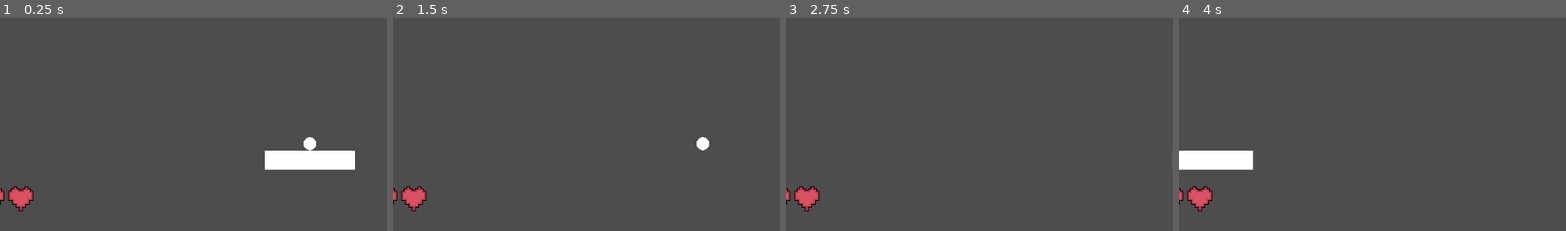
Above: before the commit, frames 1-4 (left to right).
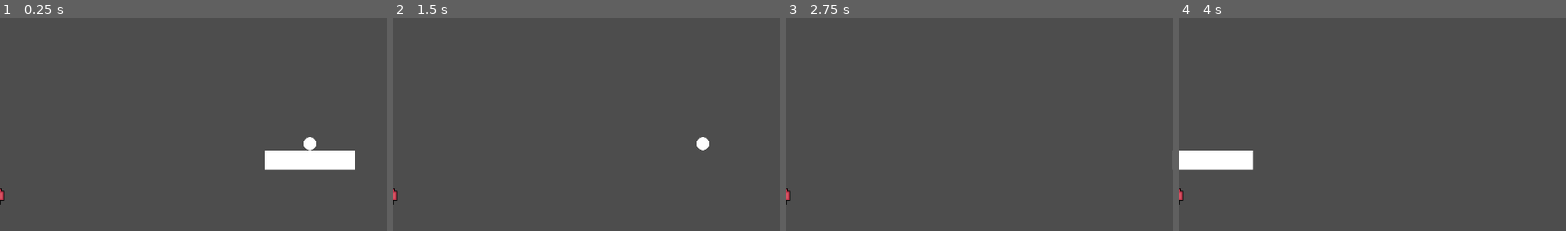
Above: after the commit, the same moments.

Repository: koviant/20GamesChallengeGodot
Game: Godot game, scene res://scenes/main.tscn
The game is run twice, just before and just after one commit, with the same random seed, the same clock (stepped at 60 frames per second) and the same inputs.
Inputs (mouse positions are % of the whole screen's width and height, from its top left):
- Up to frame 1 (0.25 s): no input
- Up to frame 2 (1.5 s): tap Enter at 0.5 s; move the mouse to (45, 69) at 0.52 s; hold Right (ui_right) from 0.53 s (still down); click (45, 69) at 0.67 s; move the mouse to (80, 64) at 1.27 s
- Up to frame 3 (2.75 s): tap Space at 2 s; move the mouse to (20, 34) at 2.02 s; release Right (ui_right) at 2.03 s; hold Left (ui_left) from 2.03 s (still down)
- Up to frame 4 (4 s): keep holding Left (ui_left); move the mouse to (55, 49) at 2.77 s; click (55, 49) at 2.92 s; move the mouse to (35, 24) at 3.52 s
The pictures show only the part of the screen within x 10-60%, y 50-100%; the shares and areas given below are measured in that part.

The runs differ from the first frame. In frame 1, 0.5% of the frame differs, in the area x 2-9%, y 79-91%; in frame 2, 0.5%; in frame 3, 0.5%; in frame 4, 0.5%.

Commit message:
Fixed paddle teleporting to previous position after death
Actual change is changing from setting "paddle.position" to setting "global_transform.origin" as Paddle's start position. All other changes are to ease the unit testing of this bug

Diff:
--- a/breakout/scenes/main.tscn
+++ b/breakout/scenes/main.tscn
@@ -3,6 +3,7 @@
 [ext_resource type="Script" uid="uid://bqiw48xdddd0g" path="res://scripts/main.gd" id="1_o5qli"]
 [ext_resource type="Script" uid="uid://18trg7xiqrjs" path="res://scripts/paddle.gd" id="2_0wfyh"]
 [ext_resource type="PackedScene" uid="uid://cxvgn5jfhfjca" path="res://scenes/ball.tscn" id="3_sugp2"]
+[ext_resource type="Script" uid="uid://bc0ph3xk0yuq0" path="res://scenes/paddle_controller.gd" id="3_tefeu"]
 [ext_resource type="PackedScene" uid="uid://dmxmut6xbsu83" path="res://scenes/bricks.tscn" id="4_jyhfs"]
 [ext_resource type="Script" uid="uid://b4shcp8gttrhv" path="res://scenes/death_wall.gd" id="5_tbgi4"]
 
@@ -24,6 +25,7 @@
 script = ExtResource("1_o5qli")
 debug_ball_puddle_collision = false
 enable_normal_ball = true
+max_life_count = 2
 
 [node name="WallLeft" type="StaticBody2D" parent="." unique_id=1707080366]
 collision_mask = 0
@@ -64,6 +66,9 @@
 position = Vector2(112, 1)
 shape = SubResource("RectangleShape2D_h2yge")
 
+[node name="PaddleController" type="Node" parent="Paddle" unique_id=81448055]
+script = ExtResource("3_tefeu")
+
 [node name="Ball" parent="." unique_id=1584973393 instance=ExtResource("3_sugp2")]
 unique_name_in_owner = true
 position = Vector2(936, 672)
--- /dev/null
+++ b/breakout/scenes/paddle_controller.gd
@@ -0,0 +1,12 @@
+extends Node
+
+const paddle_velocity := 800
+
+@onready var paddle: Paddle = get_parent()
+
+func _physics_process(_delta: float) -> void:
+	if not is_instance_valid(paddle):
+		return
+
+	var direction = Input.get_axis("ui_left", "ui_right")
+	paddle.horizontal_velocity = direction * paddle_velocity
--- a/breakout/scripts/life.gd
+++ b/breakout/scripts/life.gd
@@ -12,6 +12,7 @@
 
 var hud_layer: CanvasLayer
 var heart_start_position: Vector2
+var skip_animation := false
 
 var _full_hearts: Array[Sprite2D] = []
 var _empty_hearts: Array[Sprite2D] = []
@@ -62,6 +63,10 @@
 
 	_life_count -= 1
 
+	if skip_animation:
+		_full_hearts[_life_count].scale = Vector2.ZERO
+		return
+
 	var heart_lost_tween = _create_heart_lost_animation_tween()
 
 	if _life_count == 1:
--- a/breakout/scripts/main.gd
+++ b/breakout/scripts/main.gd
@@ -1,8 +1,10 @@
-extends Node
+class_name BreakoutMain extends Node
 
 @export var debug_ball_puddle_collision := true
 @export var enable_normal_ball := false
 @export var start_ball_vertically := false
+@export var start_timeout_override_seconds := -1.0
+@export var skip_death_animation := false
 @export_range (1, 10) var max_life_count := 3
 
 var ball_scene: PackedScene = preload("res://scenes/ball.tscn")
@@ -15,7 +17,6 @@
 @onready var paddle: Paddle = %Paddle
 @onready var start_timer: Timer = %StartTimer
 @onready var bricks_grid: BrickGrid = %BricksGrid
-@onready var heart_start_position: Marker2D = %HeartStartPosition
 @onready var hud: CanvasLayer = %HUD
 
 func _ready() -> void:
@@ -46,7 +47,7 @@
 	set_physics_process(false)
 	bricks_grid.reset()
 	paddle_and_ball_reset()
-	start_timer.start()
+	start_timer.start(start_timeout_override_seconds)
 
 func paddle_and_ball_reset() -> void:
 	if start_ball_vertically:
@@ -54,7 +55,7 @@
 	else:
 		main_ball.reset(ball_start_position)
 
-	paddle.position = paddle_start_position
+	paddle.global_transform.origin = paddle_start_position
 
 func next_level() -> void:
 	if Levels.has_next():
@@ -88,13 +89,16 @@
 		var bounce_angle_deg = -135 + 90 * intersection_fraction
 		ball.current_velocity = ball.current_velocity.rotated(deg_to_rad(bounce_angle_deg) - ball.current_velocity.angle())
 	elif collider is DeathWall:
-		await decrease_life_with_animation()
-		if not Lives.alive:
-			game_reset()
-		else:
-			paddle_and_ball_reset()
+		await handle_death()
 	else:
 		ball.current_velocity = ball.current_velocity.bounce(collision.get_normal())
+
+func handle_death():
+	await decrease_life_with_animation()
+	if not Lives.alive:
+		game_reset()
+	else:
+		paddle_and_ball_reset()
 
 func decrease_life_with_animation():
 	set_physics_process(false)
@@ -102,6 +106,8 @@
 	set_physics_process(true)
 
 func _check_debug() -> void:
+	Lives.skip_animation = skip_death_animation
+
 	if debug_ball_puddle_collision:
 		var y := paddle.position.y - 100
 		var initial_velocity = Vector2(0, -80)
--- a/breakout/scripts/paddle.gd
+++ b/breakout/scripts/paddle.gd
@@ -3,15 +3,9 @@
 var size: Vector2:
 	get: return ($CollisionShape2D.shape as RectangleShape2D).size
 
-const paddle_velocity := 800
+@onready var horizontal_velocity: int = 0:
+	set(value):
+		if linear_velocity.x == value:
+			return
 
-func _physics_process(delta: float) -> void:
-	linear_velocity.x = _get_velocity_x()
-
-func _get_velocity_x() -> float:
-	if Input.is_action_pressed("ui_left"):
-		return -paddle_velocity
-	elif Input.is_action_pressed("ui_right"):
-		return paddle_velocity
-
-	return 0
+		linear_velocity.x = value
--- /dev/null
+++ b/breakout/test/scripts/main_test.gd
@@ -0,0 +1,37 @@
+# GdUnit generated TestSuite
+class_name MainTest
+extends GdUnitTestSuite
+@warning_ignore('unused_parameter')
+@warning_ignore('return_value_discarded')
+
+# TestSuite generated from
+const __source: String = 'res://scripts/main.gd'
+
+
+func test_paddle_position_does_not_teleport_from_start_position_to_last_position_when_moved_after_reset() -> void:
+	# Arrange
+	const max_expected_move := 10
+
+	var runner = scene_runner("res://scenes/main.tscn")
+	var main: BreakoutMain = runner.scene()
+	main.start_timeout_override_seconds = 0.1
+	main.skip_death_animation = true
+
+	var paddle: Paddle = runner.find_child("Paddle")
+	var paddle_controller := runner.find_child("PaddleController")
+	paddle_controller.set_physics_process(false)
+	paddle.horizontal_velocity = 1000
+
+	# Act
+	await await_millis(500)
+	await main.handle_death()
+
+	paddle.horizontal_velocity = 10
+	await await_millis(500)
+
+	# Assert
+	print(main.paddle.position)
+	print(main.paddle.transform.origin)
+	print(main.paddle_start_position)
+
+	assert_float(main.paddle.position.x).is_equal_approx(main.paddle_start_position.x, max_expected_move)
Not shown, added: breakout/scenes/paddle_controller.gd.uid
Not shown, added: breakout/test/scripts/main_test.gd.uid
